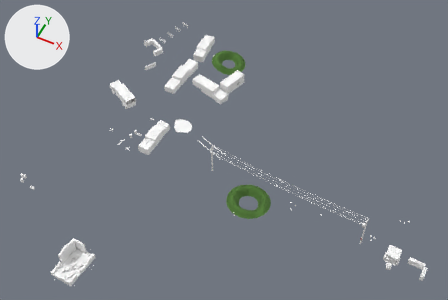
Two versions of the glTF model assets/models/outdoor/outdoor_33.glb, one commit apart.
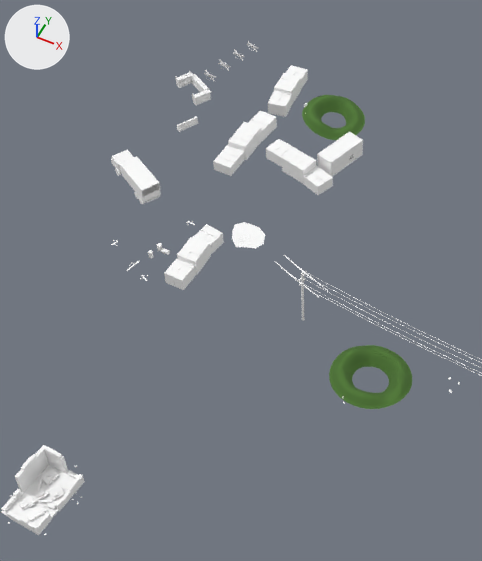
Each version is shown whole from a 50 mm lens placed at (32.9, -78.7, 103.5), pointed at (-6.5, 0.3, 4.7), then close up on the part from 11% to 69% of the width and 0% to 100% of the height. Arrows for +X, +Y and +Z are at upper left; the lights stay in place. The last two pictures show the newer version. Vertices at exactly the same position are counted once.

Before the edit, the objects in view are built like this:
```python
me_gas_station_town = bpy.data.meshes.new('gas_station_town')
me_gas_station_town.from_pydata(...)  # 9114 vertices, 12500 faces; spans x -43.2..39.9, y -39.4..39.7, z -2.1..7.3
# faces by material slot: [11600, 4, 896]
me_gas_station_town.materials.append(mat_kit_atlas)  # white #ffffff
me_gas_station_town.materials.append(mat_decals_cut)
me_gas_station_town.materials.append(mat_ground)
ob_gas_station_town = bpy.data.objects.new('gas_station_town', me_gas_station_town)
ob_gas_station_town.location = (0.0, 0.0, 0.0)
```
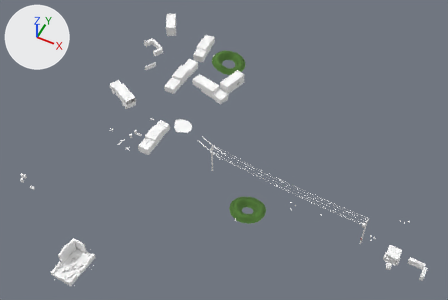
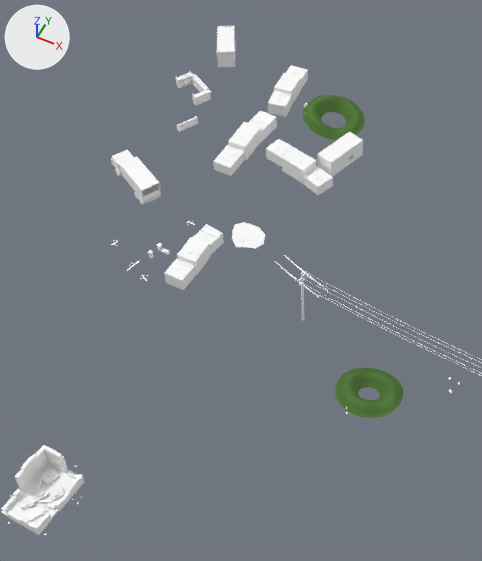
Changed parts and their boxes (x1, y1, x2, y2) in the close-ups (482 x 561 px):
'gas_station_town', reshaped: before (1, 41, 482, 536); after (1, 26, 482, 536)
part 1 of me_gas_station_town, rebuilt (17% narrower, 22% shorter): before (329, 345, 412, 409); after (335, 368, 404, 418)
part 2 of me_gas_station_town, deleted: before (204, 41, 343, 398)
part 3 of me_gas_station_town, built on: before (233, 51, 244, 57); after (217, 26, 236, 67)

What the commit changed:
me_gas_station_town is used by ob_gas_station_town; location (0.0, 0.0, 0.0).
me_gas_station_town had 9114 vertices, 12500 faces and spanned x -43.2..39.9, y -39.4..39.7, z -2.1..7.3.
me_gas_station_town now has 8802 vertices, 11950 faces and spans x -43.2..39.9, y -39.4..39.5, z -2.0..7.3.
me_gas_station_town part 1: the loose piece of 256 vertices spanning x -2.5..6.9, y -10.3..-1.0, z -2.1..-0.1 is rebuilt with 256 vertices and now spans x -0.9..6.8, y -11.5..-3.8, z -2.0..0.0.
me_gas_station_town part 2: 86 loose pieces with 688 vertices, spanning x -40.2..5.4, y -10.1..39.7, z -1.3..2.2, are deleted.
me_gas_station_town part 3: 32 vertices removed from x -38.9..-37.2, y 35.1..36.7, z 0.9..2.2; 376 vertices added at x -42.8..-37.7, y 33.0..39.5, z 0.8..3.4.
Other edits to the shape of me_gas_station_town do not show in these pictures.
